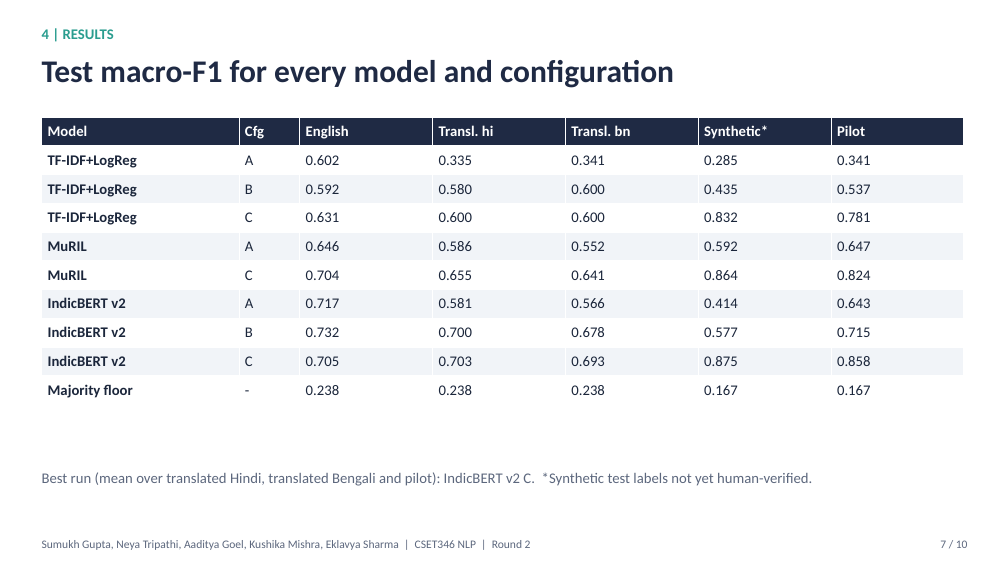
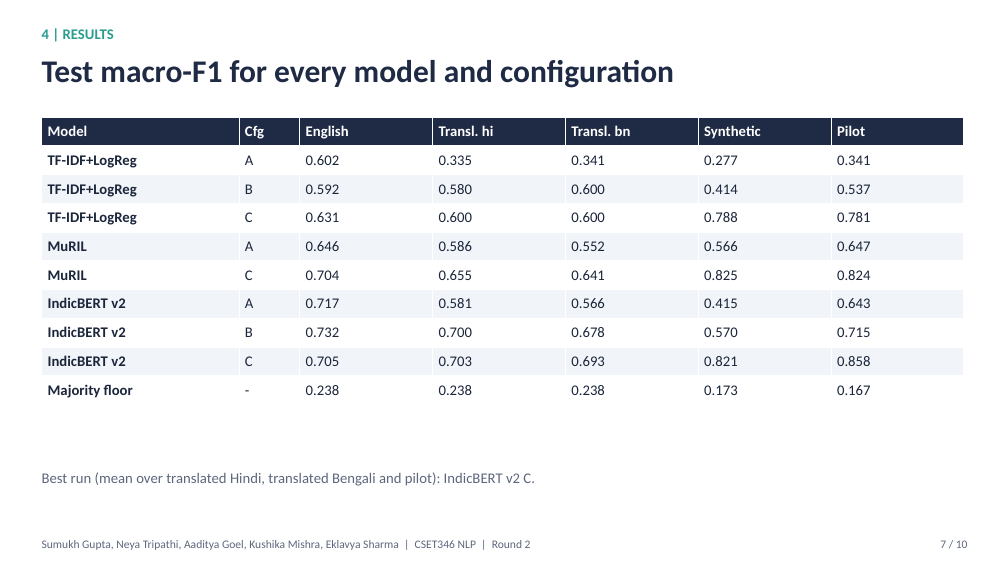
Before and after one commit to sumukh-dgaf/indic-climate-stance, a slide deck: slide 7 of outputs/Round2_Deck.pptx. Drawn at 1008x567 pixels with LibreOffice and Linux fonts; fonts in the diff are those of the drawing. Boxes give left, top, right and bottom in pixels: in the first picture for what was removed or moved away, otherwise in the second. Text is boxed around its words. In the diff, an @@ line names an element or a change of style, - is before the commit and + after.

Commit message:
Apply human review; final results, report and deck

```diff
--- a/outputs/Round2_Deck.pptx
+++ b/outputs/Round2_Deck.pptx
@@ table at [42, 117, 965, 405] @@
-row 1, column 6: Synthetic*
+row 1, column 6: Synthetic
-row 2, column 6: 0.285
+row 2, column 6: 0.277
-row 3, column 6: 0.435
+row 3, column 6: 0.414
-row 4, column 6: 0.832
+row 4, column 6: 0.788
-row 5, column 6: 0.592
+row 5, column 6: 0.566
-row 6, column 6: 0.864
+row 6, column 6: 0.825
-row 7, column 6: 0.414
+row 7, column 6: 0.415
-row 8, column 6: 0.577
+row 8, column 6: 0.570
-row 9, column 6: 0.875
+row 9, column 6: 0.821
-row 10, column 6: 0.167
+row 10, column 6: 0.173
@@ text at [42, 472, 535, 486]: text changed @@
-Best run (mean over translated Hindi, translated Bengali and pilot): IndicBERT v2 C. *Synthetic test labels not yet human-verified.
+Best run (mean over translated Hindi, translated Bengali and pilot): IndicBERT v2 C.
```
Also in this commit, not shown: 4 other slides changed, 11 other files.
